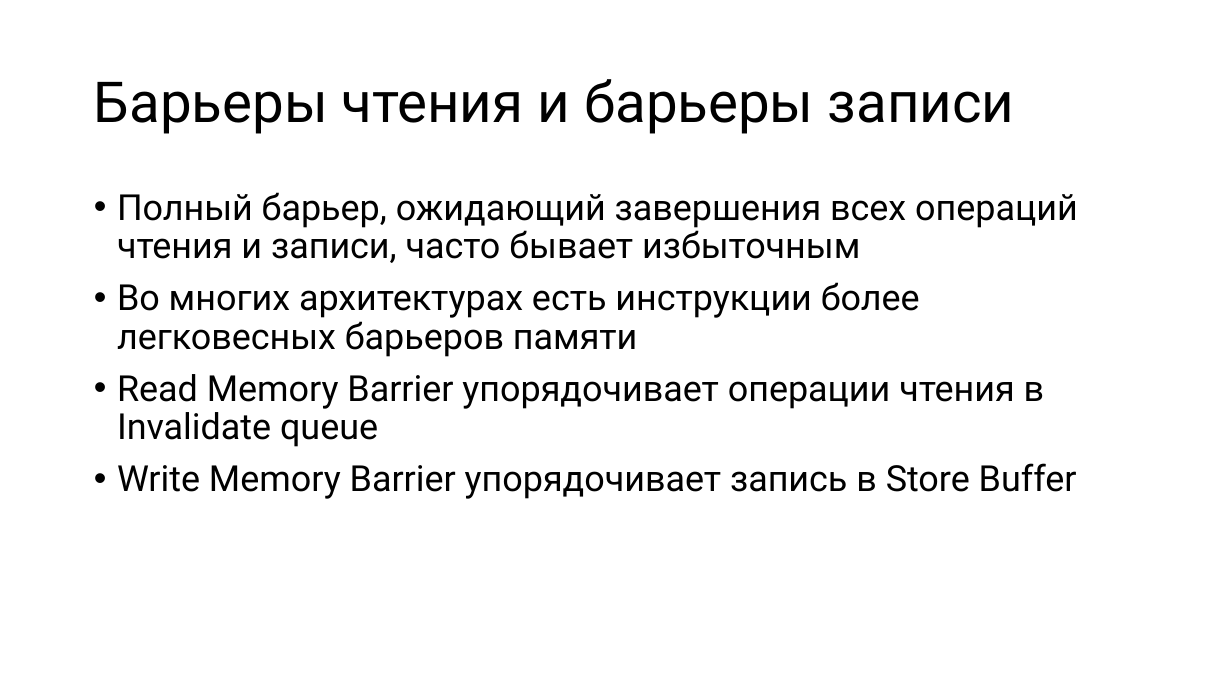
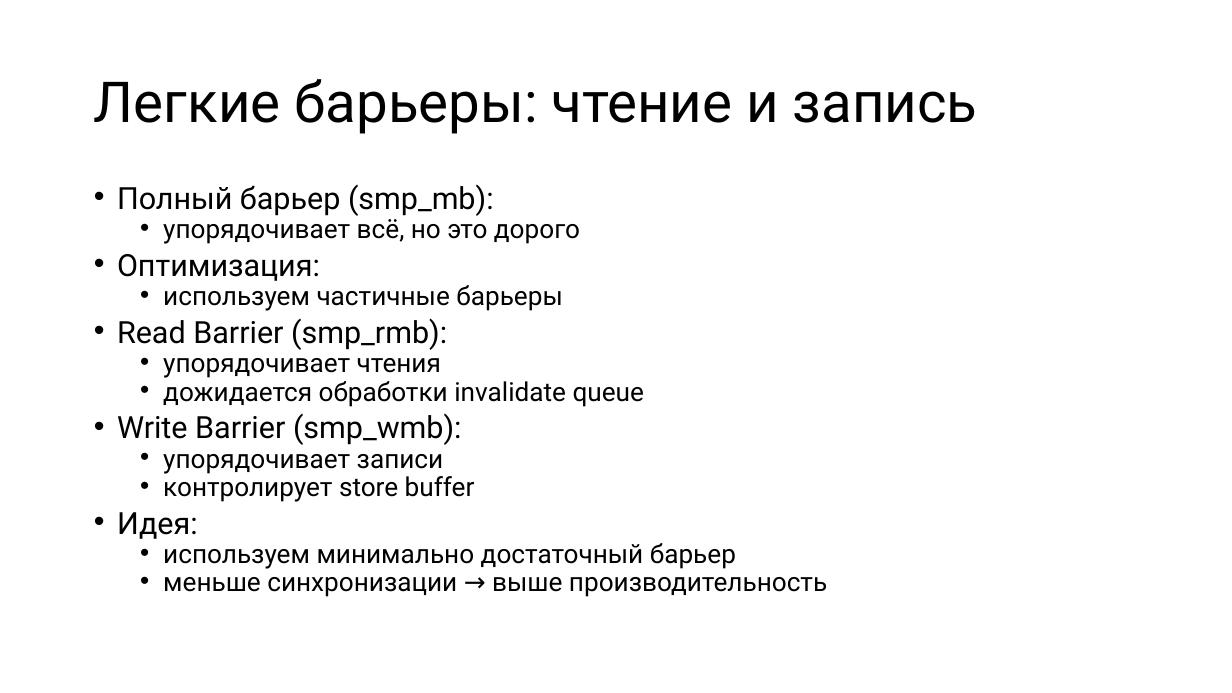
Before and after one commit to alexey-malov/pc, a slide deck: slide 45 of lectures/09/Протоколы когерентности кэш-памяти.pptx (slide 41 before the commit). Drawn at 1232x693 pixels with LibreOffice and Linux fonts; fonts in the diff are those of the drawing. Boxes give left, top, right and bottom in pixels: in the first picture for what was removed or moved away, otherwise in the second. Text is boxed around its words. In the diff, an @@ line names an element or a change of style, - is before the commit and + after.

```diff
--- a/lectures/09/Протоколы когерентности кэш-памяти.pptx
+++ b/lectures/09/Протоколы когерентности кэш-памяти.pptx
@@ title at [94,79,978,134]: text changed @@
-Барьеры чтения и барьеры записи
+Легкие барьеры: чтение и запись
@@ text at [117,184,827,597]: text changed; size 28 to 20.4 pt @@
-• Полный барьер, ожидающий завершения всех операций чтения и записи, часто бывает избыточным
-• Во многих архитектурах есть инструкции более легковесных барьеров памяти
-• Read Memory Barrier упорядочивает операции чтения в Invalidate queue
-• Write Memory Barrier упорядочивает запись в Store Buffer
+• Полный барьер (smp_mb):
+  • упорядочивает всё, но это дорого
+• Оптимизация:
+  • используем частичные барьеры
+• Read Barrier (smp_rmb):
+  • упорядочивает чтения
+  • дожидается обработки invalidate queue
+• Write Barrier (smp_wmb):
+  • упорядочивает записи
+  • контролирует store buffer
+• Идея:
+  • используем минимально достаточный барьер
+  • меньше синхронизации → выше производительность
```
Also in this commit, not shown: 34 other slides changed, 10 slides added, 5 slides removed, 14 other files.
